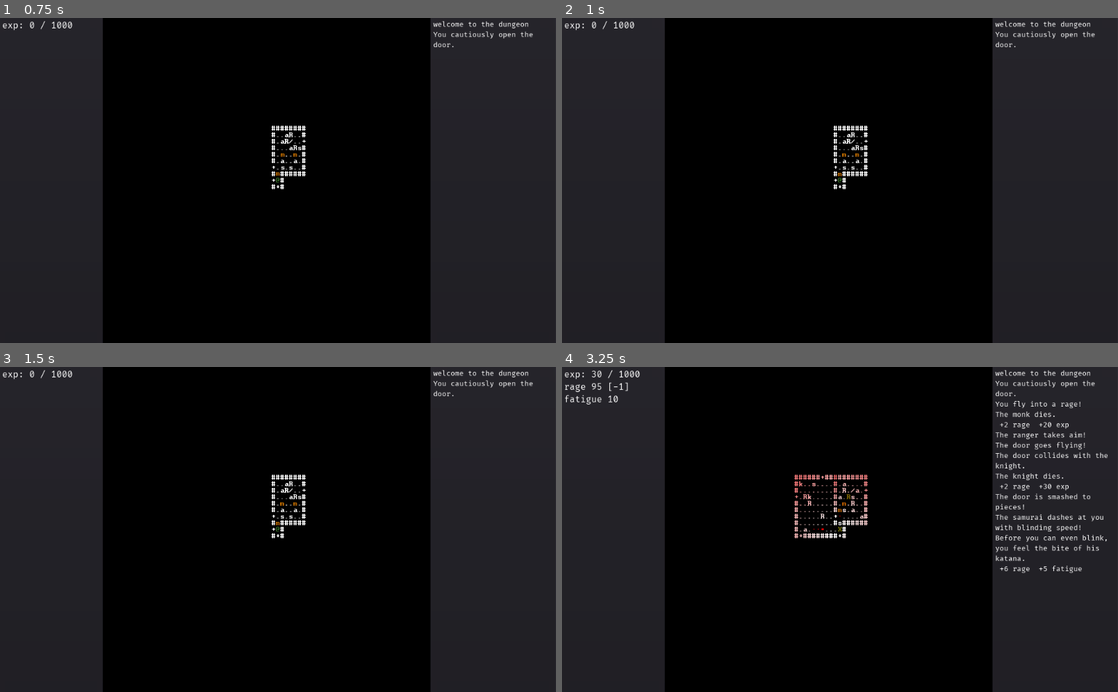
Above: before the commit, frames 1-4 (two rows, left to right).
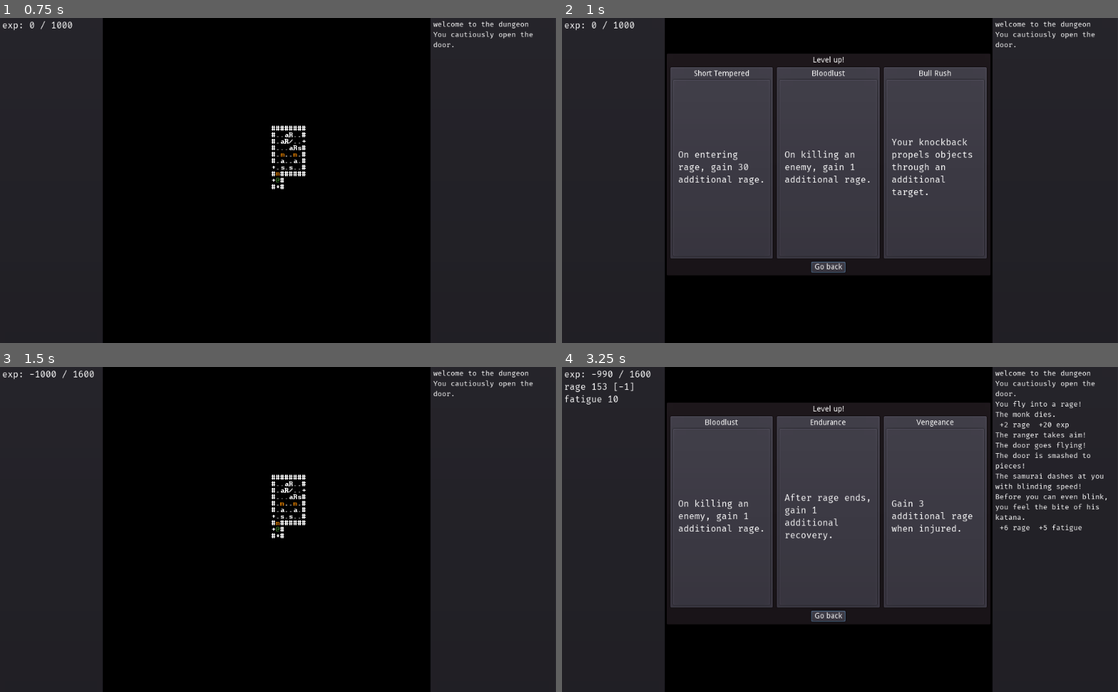
Above: after the commit, the same moments.

Repository: redxaxder/7DRL2022
Game: Godot game, scene res://scenes/root.tscn
The game is run twice, just before and just after one commit, with the same random seed, the same clock (stepped at 60 frames per second) and the same inputs.
Inputs (mouse positions are in pixels of both pictures, inside the frame that each line leads up to):
- Up to frame 1 (0.75 s): tap Space (action) at 0.5 s; hold Up (up) from 0.53 s (still down); hold Space (action) from 0.53 s (still down)
- Up to frame 2 (1 s): keep holding Up (up); keep holding Space (action); tap Enter (level_up) at 0.8 s
- Up to frame 3 (1.5 s): release Up (up) at 1.25 s; release Space (action) at 1.25 s; click (161, 516) at 1.25 s, where only the run after the commit has a clickable "On entering rage, gain 30 add…"
- Up to frame 4 (3.25 s): tap Space (action) at 2, 2.3 s; hold Up (up) 2.03-2.78 s; tap Enter (level_up) at 2.1, 3.05 s; hold Left (left) from 2.78 s (still down); hold Space (action) from 2.78 s (still down)

Frame 1 is identical in both runs. In frame 2, 38% of the frame differs, in the area x 18-77%, y 11-80%; in frame 3, 0.2%; in frame 4, 40%, in the area x 5-99%, y 0-80%.

Commit message:
hammertime fixed. also applies to doors.

Diff:
--- a/lib/actor.gd
+++ b/lib/actor.gd
@@ -120,10 +120,11 @@
 			for b in blockers:
 				power -= 1
 				if b.blocking:
+					var rem = power
 					power = 0 #perfectly inelastic
 					combatLog.say("The {0} goes flying!".format([blockers[0].label]))
 					b.animation_delay(self.pending_animation()+anim)
-					b.knockback(dir, distance)
+					b.knockback(dir, distance, rem)
 					strong_collision = true
 					break
 				elif	 b.is_in_group(constants.FURNITURE):
--- a/lib/perks/powerattack.gd
+++ b/lib/perks/powerattack.gd
@@ -25,4 +25,4 @@
 		1:
 			description = "Your knockback propels objects through 2 additional targets."
 		2:
-			description = "Your knockback propels objects through all targets."
+			description = "Your knockback propels objects through any number of targets."
--- a/pickups/weapon.gd
+++ b/pickups/weapon.gd
@@ -45,5 +45,5 @@
 	attack.southpaw = southpaw
 
 func random_weapon(southpaw: bool = false):
-#	init(randi() % 5, southpaw)
-	init(WEAPON_TYPE.HAMMER, true)
+	init(randi() % 5, southpaw)
+#	init(WEAPON_TYPE.HAMMER, true)
--- a/scenes/run.gd
+++ b/scenes/run.gd
@@ -71,7 +71,7 @@
 		elif event.is_action_pressed("action"):
 			acted = pc.consume()
 		elif event.is_action_pressed("level_up"):
-			if pc.experience >= pc.experience_needed && pc.rage <= 0:
+			#if pc.experience >= pc.experience_needed && pc.rage <= 0:
 				do_level_up()
 		if dir >= 0 && !acted:
 			acted = pc.try_attack(dir)
--- a/sprites/door.gd
+++ b/sprites/door.gd
@@ -13,9 +13,9 @@
 	add_to_group(self.constants.PATHING_BLOCKER)
 	add_to_group(self.constants.STOPS_ATTACK)
 
-func kick(dir: int) -> bool:
+func kick(dir: int, extra_knockback = 0) -> bool:
 	combatLog.say("The door goes flying!")
-	knockback(DIR.dir_to_vec(dir))
+	knockback(DIR.dir_to_vec(dir), 1000, extra_knockback)
 	combatLog.say("The door is smashed to pieces!")
 	return true
 
--- a/sprites/pc.gd
+++ b/sprites/pc.gd
@@ -131,7 +131,7 @@
 	var targets = locationService.lookup(targetCell, constants.FURNITURE)
 	for t in targets:
 		if rage > 0:
-			acted = t.kick(dir)
+			acted = t.kick(dir, extra_knockback)
 		else:
 			acted = t.nudge(dir)
 	return acted
